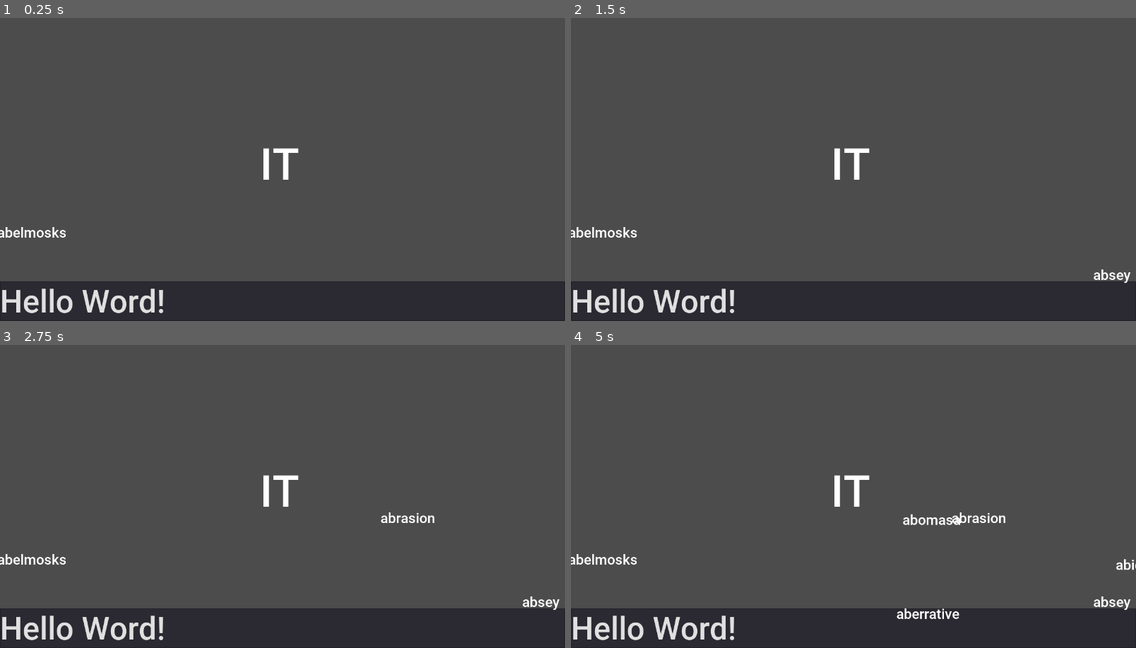
Above: before the commit, frames 1-4 (two rows, left to right).
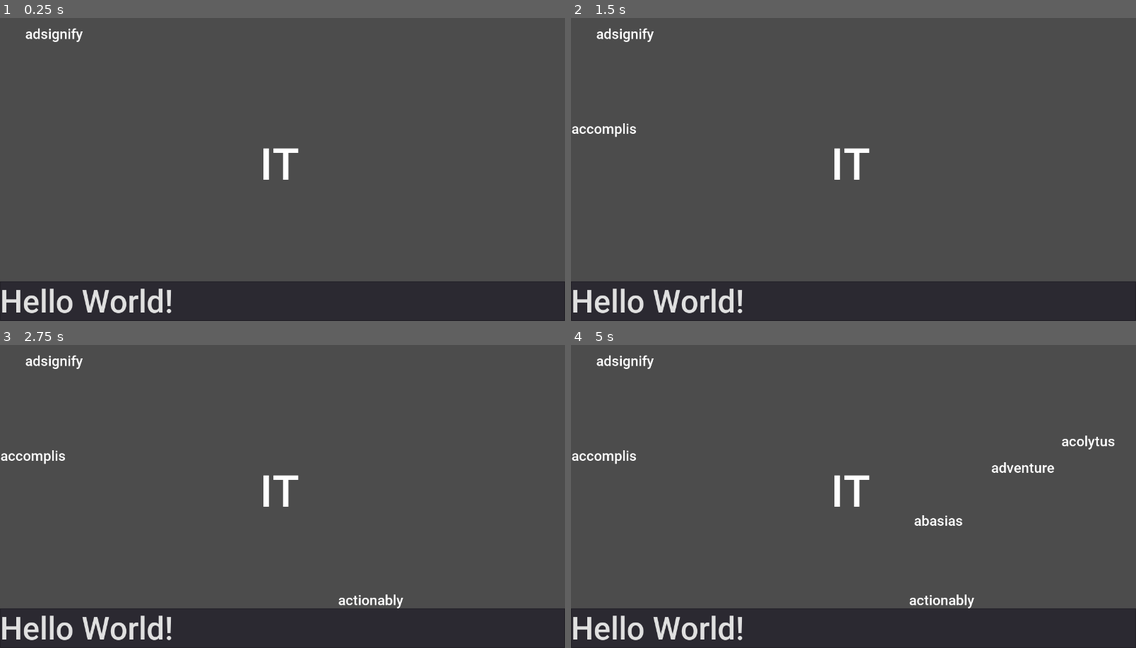
Above: after the commit, the same moments.

Repository: Hedgy134117/ld46
Game: Godot game, scene res://src/Scenes/Main.tscn
Two runs of this game, one before a commit and one after it. Both use one fixed random seed, a clock stepped at 60 frames per second and the inputs below.
Inputs:
- Up to frame 1 (0.25 s): no input
- Up to frame 2 (1.5 s): tap Enter at 0.5 s; tap Space at 1.25 s
- Up to frame 3 (2.75 s): no input
- Up to frame 4 (5 s): tap Enter at 2.75, 4.25 s; tap Space at 3.5 s

The runs differ from the first frame. In frame 1, 0.6% of the frame differs, in the area x 0-31%, y 3-98%; in frame 2, 0.9%; in frame 3, 1.3%; in frame 4, 2.1%, in the area x 0-100%, y 3-98%.

Commit message:
fixed word spawning positions

Diff:
--- a/src/Objects/Input.tscn
+++ b/src/Objects/Input.tscn
@@ -11,7 +11,7 @@
 margin_right = 1280.0
 margin_bottom = 94.0
 custom_fonts/font = SubResource( 2 )
-text = "Hello Word!"
+text = "Hello World!"
 context_menu_enabled = false
 wrap_enabled = true
 __meta__ = {
--- a/src/Objects/Word.gd
+++ b/src/Objects/Word.gd
@@ -3,17 +3,16 @@
 
 var word = ""
 
-func load_words():
+func choose_word():
 	var f = File.new()
 	f.open("res://assets/words.txt", File.READ)
 	randomize()
-	var index = randi() % 1000
+	var index = randi() % 5000
 
 	var lineCounter = 0
 	while not f.eof_reached():
 		word = f.get_line()
 		if lineCounter == index:
-			print('hello')
 			break
 		lineCounter += 1
 
@@ -22,7 +21,7 @@
 
 
 func _ready() -> void:
-	load_words()
+	choose_word()
 
 
 func set_word_position(pos: Vector2) -> void:
--- a/src/Objects/Word.tscn
+++ b/src/Objects/Word.tscn
@@ -10,14 +10,8 @@
 font_data = SubResource( 1 )
 
 [node name="Word" type="RichTextLabel"]
-anchor_left = 0.5
-anchor_top = 0.5
-anchor_right = 0.5
-anchor_bottom = 0.5
-margin_left = -646.0
-margin_top = -20.0
-margin_right = 648.0
-margin_bottom = 20.0
+margin_right = 299.0
+margin_bottom = 40.0
 custom_fonts/normal_font = SubResource( 2 )
 script = ExtResource( 1 )
 __meta__ = {
--- a/src/Objects/WordSpawner.gd
+++ b/src/Objects/WordSpawner.gd
@@ -1,12 +1,18 @@
 extends Control
 
+
+func _ready() -> void:
+	spawn_word()
 
 func spawn_word() -> void:
 	var obj = load("res://src/Objects/Word.tscn")
 	obj = obj.instance()
-	obj.set_word_position(Vector2(randi() % 640, randi() % 360))
-	get_node("/root/").call_deferred("add_child", obj)
+	var newPos = Vector2(rand_range(0, 1280), rand_range(0, 720))
+	print(newPos)
+	obj.set_word_position(newPos)
+	get_node("/root/Control").call_deferred("add_child", obj)
 
 
 func _on_Timer_timeout() -> void:
+	#pass
 	spawn_word()
--- a/src/Scenes/Main.tscn
+++ b/src/Scenes/Main.tscn
@@ -1,8 +1,7 @@
-[gd_scene load_steps=5 format=2]
+[gd_scene load_steps=4 format=2]
 
 [ext_resource path="res://src/Objects/It.tscn" type="PackedScene" id=1]
 [ext_resource path="res://src/Objects/Input.tscn" type="PackedScene" id=2]
-[ext_resource path="res://src/Objects/Word.tscn" type="PackedScene" id=3]
 [ext_resource path="res://src/Objects/WordSpawner.tscn" type="PackedScene" id=4]
 
 [node name="Control" type="Control"]
@@ -30,12 +29,6 @@
 margin_right = 0.0
 margin_bottom = 0.0
 
-[node name="Word" parent="." instance=ExtResource( 3 )]
-margin_left = -646.421
-margin_top = 140.929
-margin_right = 647.579
-margin_bottom = 180.929
-
 [node name="WordSpawner" parent="." instance=ExtResource( 4 )]
 margin_left = 174.891
 margin_top = 362.787
